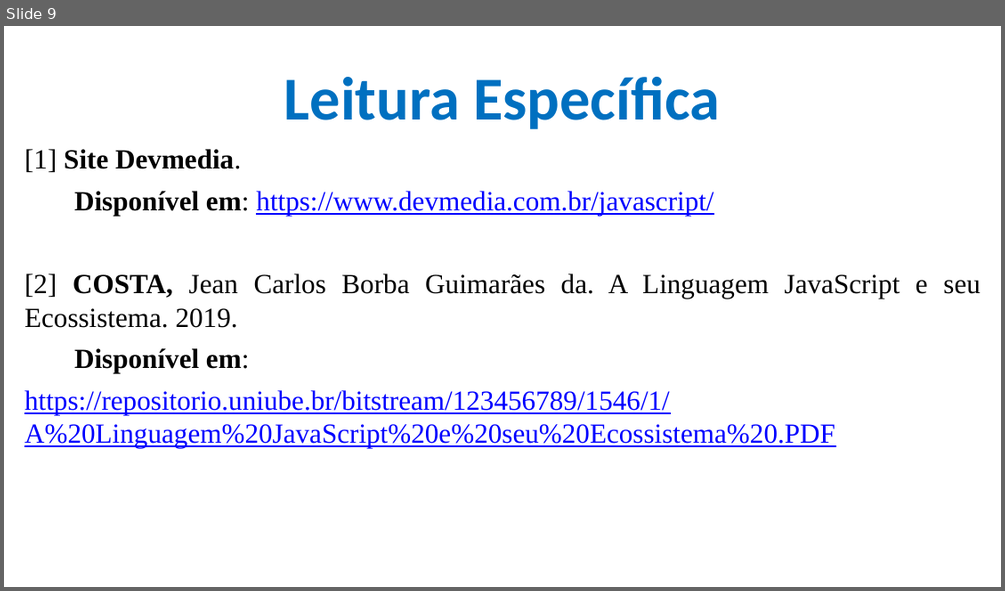
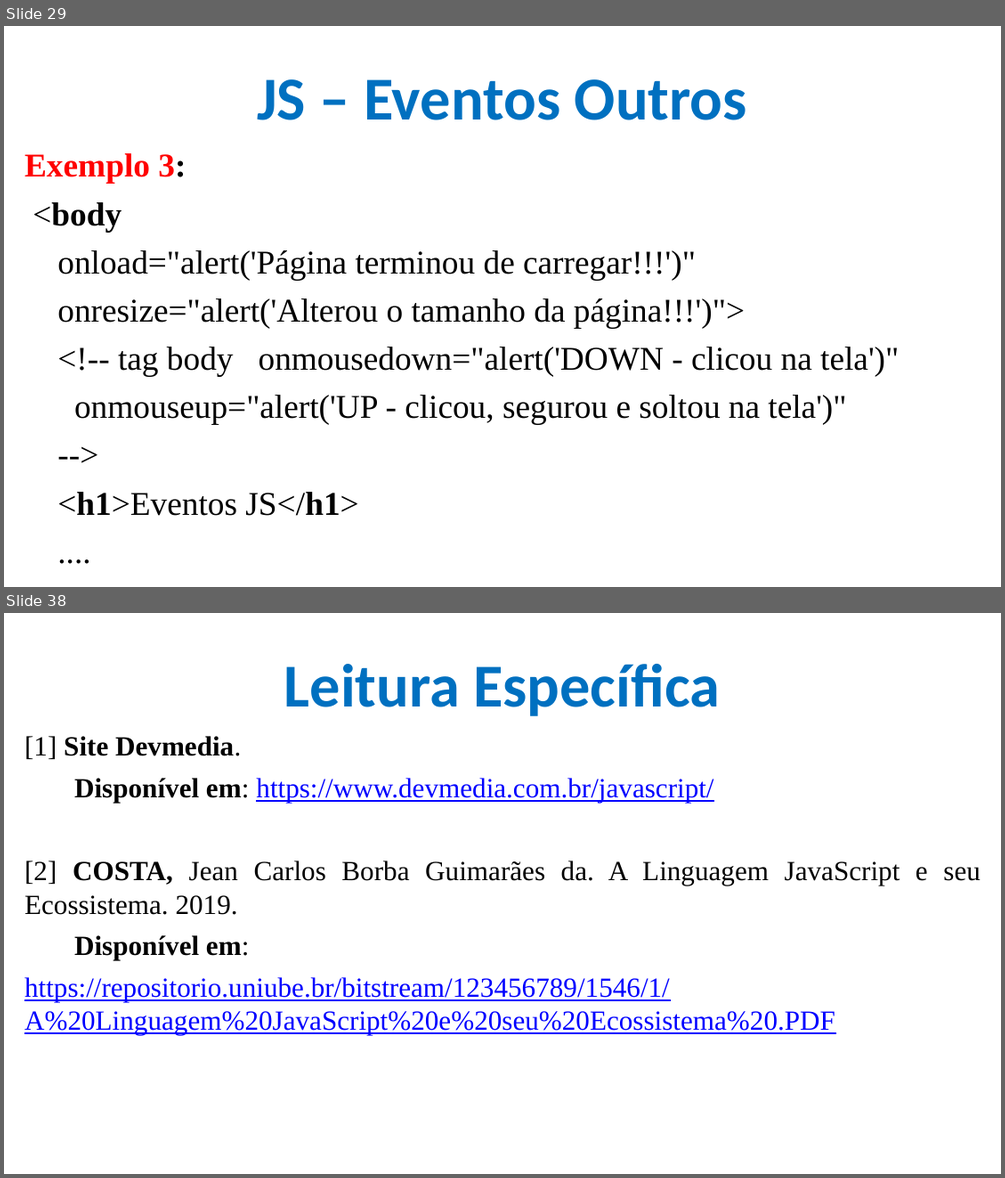
Before and after one commit to CloudEducationBrazil/WydenDesenvolvimentoWebPHP, a slide deck: 01 Classes/Aula 09 Desenvolvimento Web PHP - JS.pptx. Shown one above the other, each under a label of ours: slide 9 before the commit, slides 29 and 38 after it; the slides between them are not shown. The pictures are 1005x591 and 1005x1178 pixels, drawn with LibreOffice and Linux fonts; fonts in the diff are those of the drawing; background and template pictures are left out. Boxes give left, top, right and bottom in pixels: in the first picture for what was removed or moved away, otherwise in the second. Text is boxed around its words. In the diff, an @@ line names an element or a change of style, - is before the commit and + after.

```diff
--- a/01 Classes/Aula 09 Desenvolvimento Web PHP - JS.pptx
+++ b/01 Classes/Aula 09 Desenvolvimento Web PHP - JS.pptx
@@ slide 29 added at bbox=[4, 26, 1001, 587], background picture (left out) @@
@@ title added at bbox=[257, 79, 747, 120], 44 pt, text #0070C0, bold @@
+JS – Eventos Outros
@@ text added at bbox=[24, 153, 898, 516], 24 pt, text #000000 @@
+Exemplo 3:
+<body
+onload="alert('Página terminou de carregar!!!')"
+onresize="alert('Alterou o tamanho da página!!!')">
+<!-- tag body onmousedown="alert('DOWN - clicou na tela')"
+onmouseup="alert('UP - clicou, segurou e soltou na tela')"
+-->
+<h1>Eventos JS</h1>
+....
@@ what was slide 9 is now slide 38 @@
```
Also in this commit, not shown: 3 slides changed, 28 other slides added.
